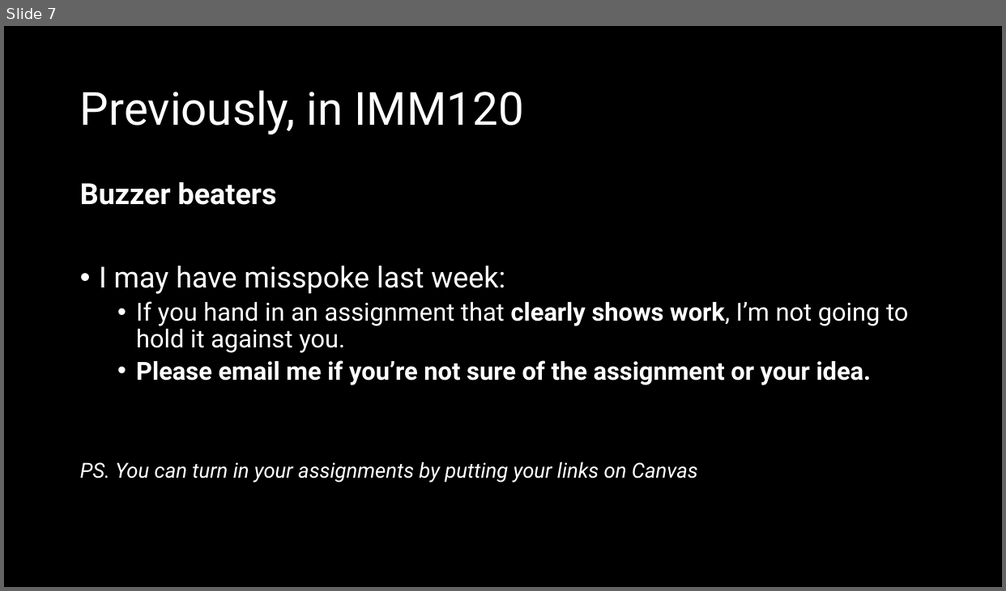
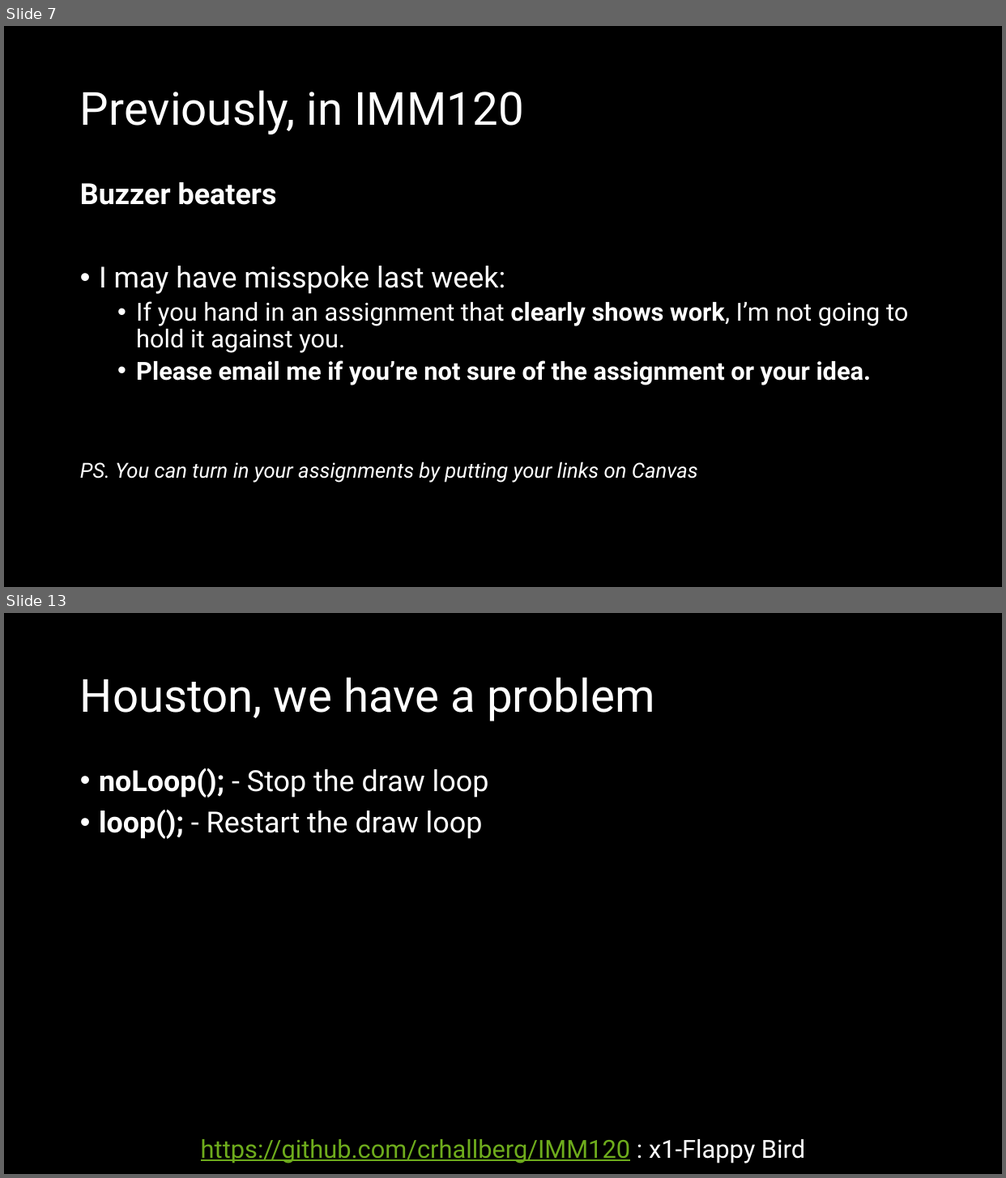
Before and after one commit to crhallberg/IMM120, a slide deck: Presentations/Class 03 - Sept 18.pptx. Shown one above the other, each under a label of ours: slide 7 before the commit, slides 7 and 13 after it; the slides between them are not shown. The pictures are 1006x591 and 1006x1178 pixels, drawn with LibreOffice and Linux fonts; fonts in the diff are those of the drawing. Boxes give left, top, right and bottom in pixels: in the first picture for what was removed or moved away, otherwise in the second. Text is boxed around its words. In the diff, an @@ line names an element or a change of style, - is before the commit and + after.

```diff
--- a/Presentations/Class 03 - Sept 18.pptx
+++ b/Presentations/Class 03 - Sept 18.pptx
@@ slide 13 added at <box>4,613,1002,1174</box>, background #000000 @@
@@ title added at <box>80,677,654,722</box>, 44 pt, text #FFFFFF @@
+Houston, we have a problem
@@ text added at <box>99,769,489,839</box>, 28 pt, text #FFFFFF @@
+• noLoop(); - Stop the draw loop
+• loop(); - Restart the draw loop
@@ text added at <box>201,1139,805,1164</box>, 24 pt, text #6EAC1C, underline @@
+https://github.com/crhallberg/IMM120 : x1-Flappy Bird
```
Also in this commit, not shown: 2 slides changed, 14 other slides added, 1 other file.
